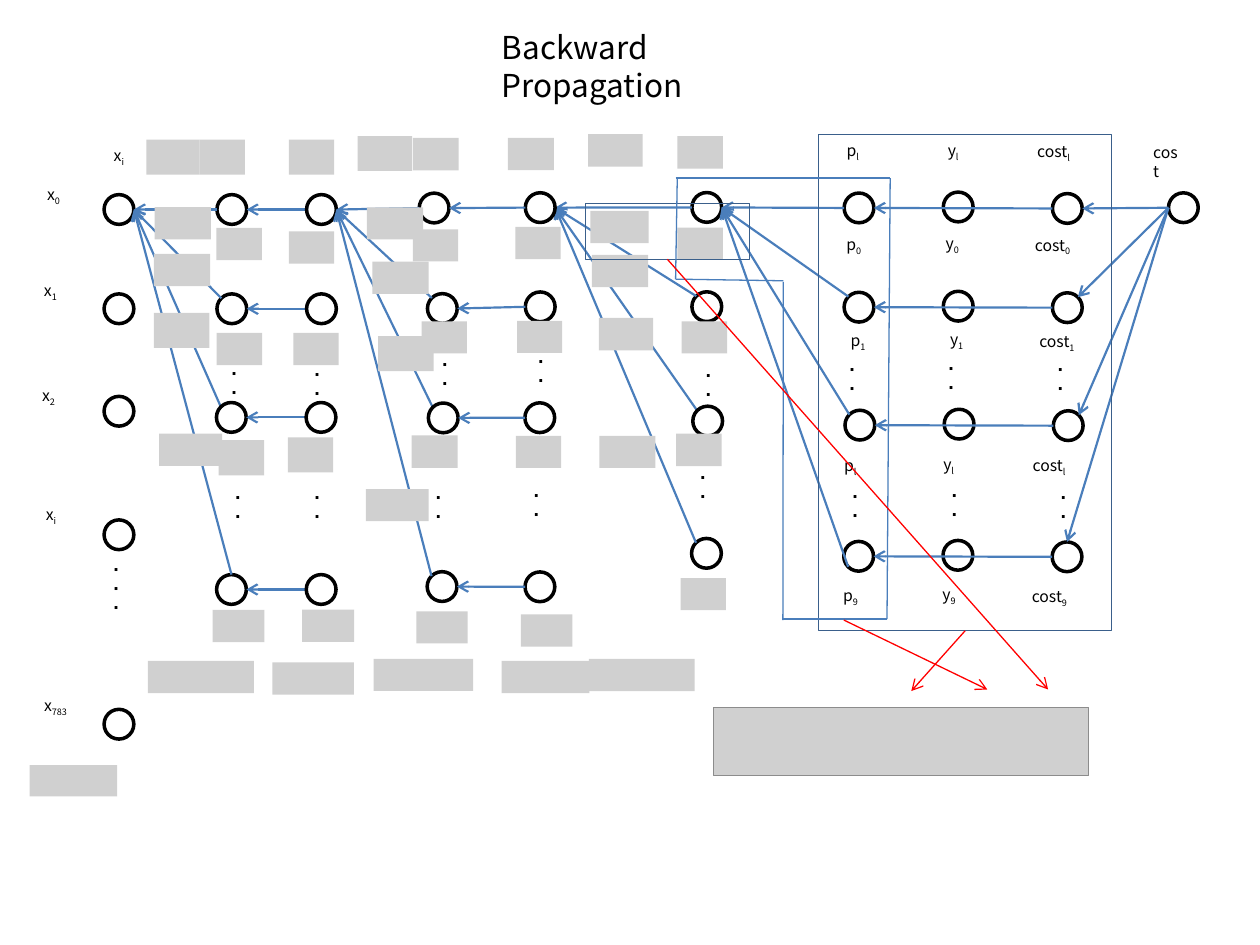
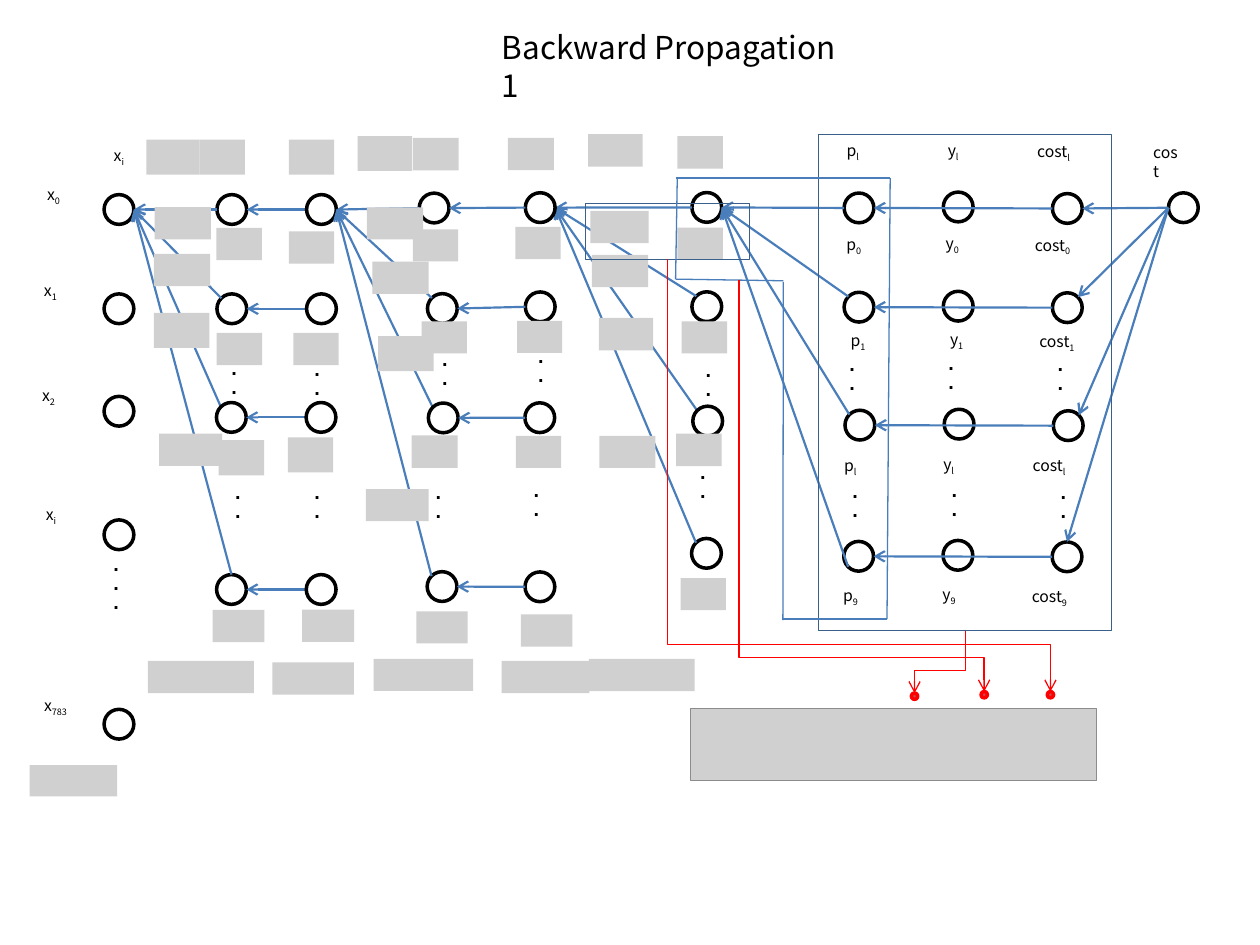
Before and after one commit to kimkangbo/mlforhighschool, a slide deck: slide 1 of doc/neural_network_for_multilayers02.pptx. Drawn at 1260x945 pixels with LibreOffice and Linux fonts; fonts in the diff are those of the drawing; grey boxes stand for pictures. Boxes give left, top, right and bottom in pixels: in the first picture for what was removed or moved away, otherwise in the second. Text is boxed around its words. In the diff, an @@ line names an element or a change of style, - is before the commit and + after.

Commit message:
Backward Propagation 2
Add Backward Propagation 2 for multilayers

```diff
--- a/doc/neural_network_for_multilayers02.pptx
+++ b/doc/neural_network_for_multilayers02.pptx
@@ text at bbox=[502, 34, 836, 97]: text changed @@
-Backward Propagation
+Backward Propagation 1
@@ arrow (668, 260) - (1051, 692): arrow to elbow arrow; route changed @@
@@ elbow arrow added from (740, 280) to (984, 692), #FF0000 0.75 pt @@
@@ arrow removed from (844, 620) to (988, 689) @@
@@ arrow moved from (965, 631) - (911, 690) to (965, 631) - (915, 693) @@
@@ arrow (965, 631) - (915, 693): arrow to elbow arrow @@
@@ picture: place and size @@
-picture at bbox=[713, 708, 1089, 776]
+picture at bbox=[690, 708, 1096, 780]
@@ ellipse added at bbox=[911, 693, 917, 699], fill #C0504D, outline #FF0000 2 pt @@
@@ ellipse added at bbox=[982, 692, 988, 698], fill #C0504D, outline #FF0000 2 pt @@
@@ ellipse added at bbox=[1047, 692, 1053, 698], fill #C0504D, outline #FF0000 2 pt @@
```
Also in this commit, not shown: 6 other files.
